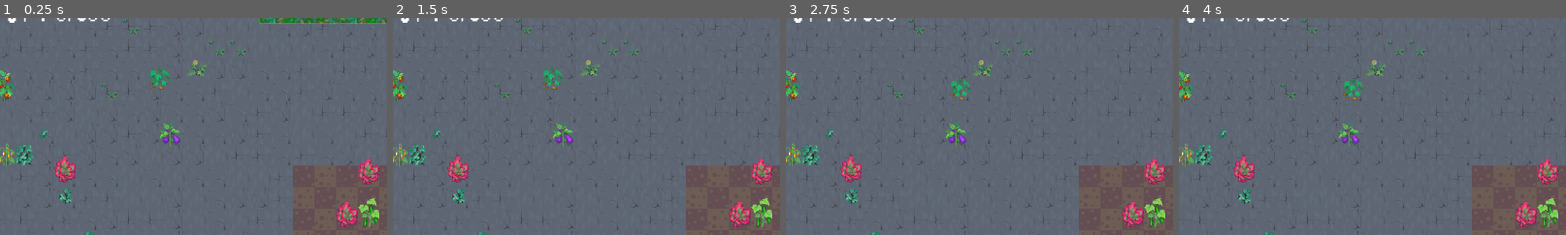
Above: before the commit, frames 1-4 (left to right).
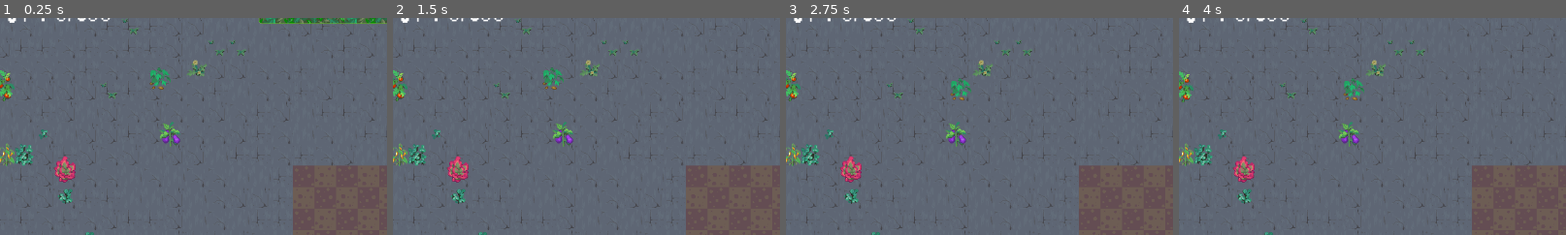
Above: after the commit, the same moments.

Repository: Ihmayor/Growup_GameJam_2025
Game: Godot game, scene res://main_garden.tscn
Same seed, same stepped clock (60 frames per second), same inputs: the game is played once before the commit and once after it.
Inputs (mouse positions are % of the whole screen's width and height, from its top left):
- Up to frame 1 (0.25 s): no input
- Up to frame 2 (1.5 s): tap J at 0.5, 1.25 s; move the mouse to (1, 4) at 0.52 s; press the mouse at (1, 4) at 0.53 s; hold E (rotate_right) 0.53-1.28 s; move the mouse to (1, 7) at 1.27 s; release the mouse at (1, 7) at 1.28 s; hold Q (rotate_left) from 1.28 s (still down); right-click (1, 7) at 1.35 s
- Up to frame 3 (2.75 s): click (1, 7) at 1.55 s; tap J at 2 s; move the mouse to (27, 20) at 2.02 s; release Q (rotate_left) at 2.03 s; press the mouse at (27, 20) at 2.03 s; hold E (rotate_right) from 2.03 s (still down)
- Up to frame 4 (4 s): tap J at 2.75, 3.5 s; move the mouse to (29, 22) at 2.77 s; release the mouse at (29, 22) at 2.78 s; click (29, 22) at 2.85 s; move the mouse to (7, 22) at 3.52 s; release E (rotate_right) at 3.53 s; hold Q (rotate_left) from 3.53 s (still down); hold Right mouse button (Shovel) from 3.53 s (still down); click (7, 22) at 3.8 s
The pictures show only the part of the screen within x 7-57%, y 6-55%; the shares and areas given below are measured in that part.

The runs differ from the first frame. In frame 1, 1.3% of the frame differs, in the area x 86-98%, y 64-97%; in frame 2, 1.3%; in frame 3, 1.3%; in frame 4, 1.3%.

Commit message:
Removed Test code

Diff:
--- a/grow_up_game_jam_2025/scenes/garden_grid.gd
+++ b/grow_up_game_jam_2025/scenes/garden_grid.gd
@@ -33,15 +33,15 @@
 			var slot_instance:Slot = slot_scene.instantiate()
 			slot_instance.index = Vector2(j, i);
 
-			if (i==2 && j ==2):
-				slot_instance.add_plant_here(test)
-
-			if (i==2 && j ==3):
-				slot_instance.add_plant_here(test2)
-
-
-			if (i==0 && j == 3):
-				slot_instance.add_plant_here(test)
+			#if (i==2 && j ==2):
+				#slot_instance.add_plant_here(test)
+			#
+			#if (i==2 && j ==3):
+				#slot_instance.add_plant_here(test2)
+			#
+			#
+			#if (i==0 && j == 3):
+				#slot_instance.add_plant_here(test)
 
 
 			if alt:
--- a/grow_up_game_jam_2025/scripts/resources/Placement/Place.gd
+++ b/grow_up_game_jam_2025/scripts/resources/Placement/Place.gd
@@ -92,7 +92,11 @@
 		timer.stop()
 
 		if (lastSlotEntered != null && isDragging):
-			position = lastSlotEntered.global_position + offset
+			#position = lastSlotEntered.global_position + offset
+			var rect = shape.shape as RectangleShape2D
+			var sizeVector = rect.extents
+			var po = get_viewport().get_mouse_position() - sizeVector/2
+			self.global_position = round (po / gridSize) * gridSize + offset
 
 		isDragging = false
 		currentlyDragging = null
--- a/grow_up_game_jam_2025/slot.tscn
+++ b/grow_up_game_jam_2025/slot.tscn
@@ -61,6 +61,7 @@
 texture = ExtResource("2_khion")
 
 [node name="PlantTexture" type="TextureRect" parent="."]
+visible = false
 z_index = 5
 z_as_relative = false
 layout_mode = 1
